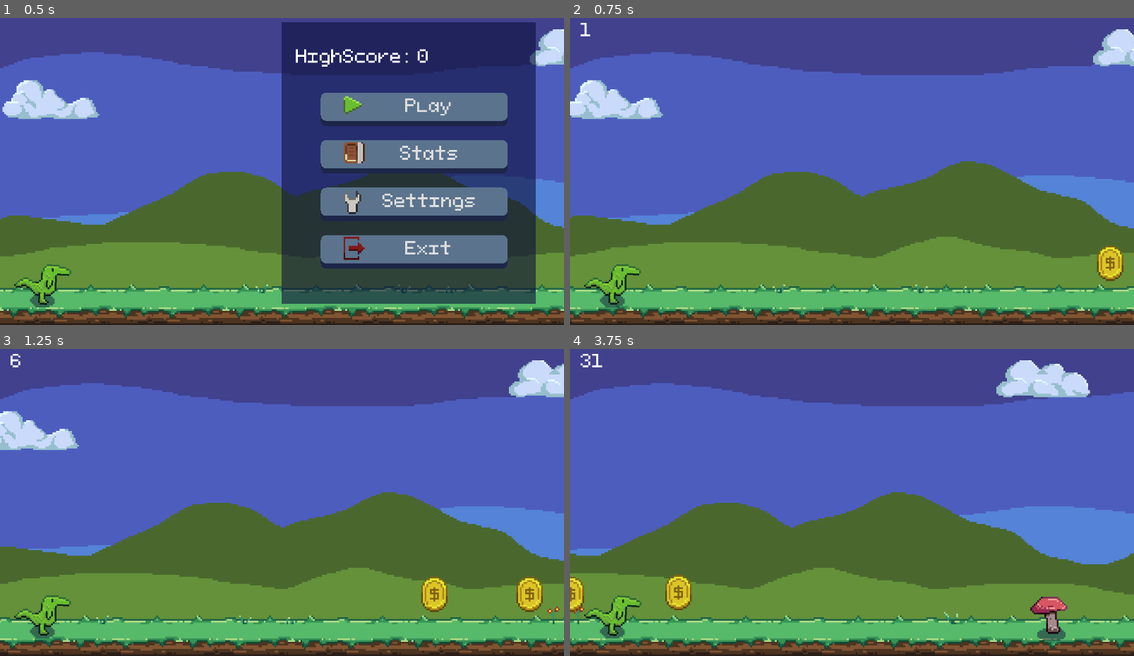
Above: before the commit, frames 1-4 (two rows, left to right).
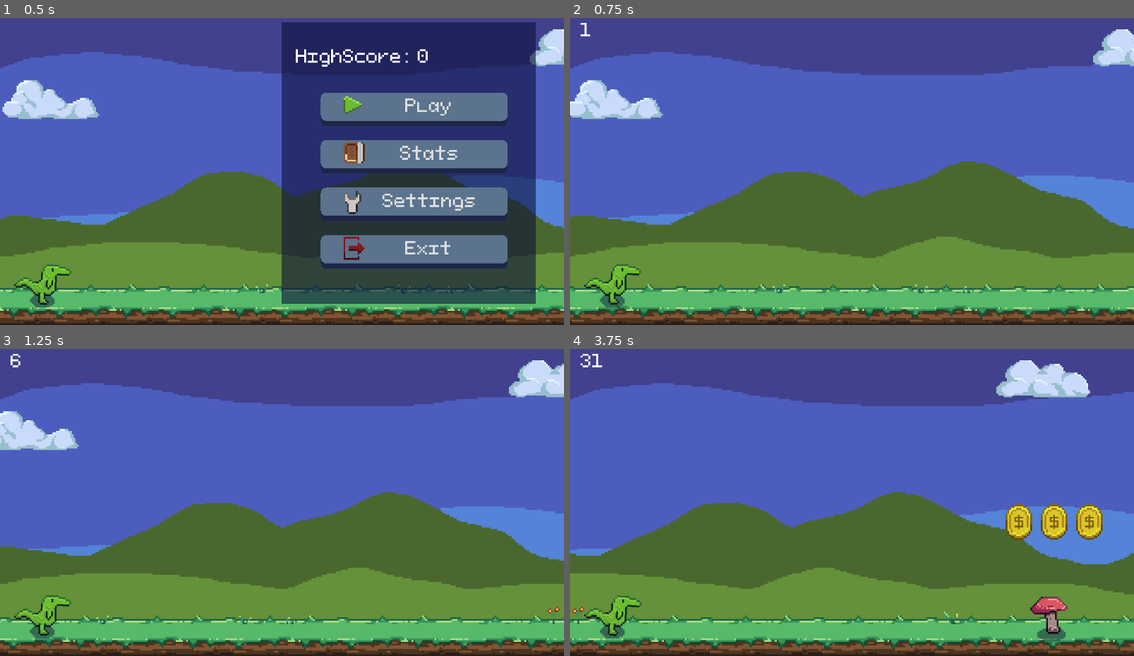
Above: after the commit, the same moments.

Repository: zMenta/DinosaurRun
Game: Godot game, scene res://main/Main.tscn
The game is run twice, just before and just after one commit, with the same random seed, the same clock (stepped at 60 frames per second) and the same inputs.
Inputs:
- Up to frame 1 (0.5 s): no input
- Up to frame 2 (0.75 s): click "Play" at 0.5 s
- Up to frame 3 (1.25 s): no input
- Up to frame 4 (3.75 s): tap Space (jump) at 1.52, 2.27 s

Frame 1 is identical in both runs. In frame 2, 0.5% of the frame differs, in the area x 93-99%, y 74-86%; in frame 3, 0.9%; in frame 4, 2.1%, in the area x 0-95%, y 50-86%.

Commit message:
spawning coins and collecting them

Diff:
--- a/DinosaurRun/main/Main.gd
+++ b/DinosaurRun/main/Main.gd
@@ -19,6 +19,7 @@
 var points := 0
 var highscore := 0 setget set_highscore
 var total_points_made := 0
+var coins := 0
 
 
 func _ready() -> void:
@@ -78,7 +79,7 @@
 
 
 func _on_Coin_obtained() -> void:
-	print("player got coin, global signal. Noice")
+	coins += 1
 
 
 func _on_SpeedIncreaseTimer_timeout():
--- a/DinosaurRun/main/Main.tscn
+++ b/DinosaurRun/main/Main.tscn
@@ -9,7 +9,6 @@
 [ext_resource path="res://scenes/interface/menu_gameover/MenuGameOver.tscn" type="PackedScene" id=7]
 [ext_resource path="res://scenes/interface/menu_options/MenuOptions.tscn" type="PackedScene" id=8]
 [ext_resource path="res://scenes/interface/menu_stats/MenuStats.tscn" type="PackedScene" id=9]
-[ext_resource path="res://scenes/world/coin/Coin.tscn" type="PackedScene" id=10]
 
 [node name="Main" type="Node2D"]
 script = ExtResource( 3 )
@@ -20,15 +19,6 @@
 position = Vector2( 24, 158 )
 
 [node name="ObstacleManager" parent="." instance=ExtResource( 2 )]
-
-[node name="Coin" parent="ObstacleManager" instance=ExtResource( 10 )]
-position = Vector2( 396, 145 )
-
-[node name="Coin2" parent="ObstacleManager" instance=ExtResource( 10 )]
-position = Vector2( 450, 145 )
-
-[node name="Coin3" parent="ObstacleManager" instance=ExtResource( 10 )]
-position = Vector2( 511, 144 )
 
 [node name="SpeedIncreaseTimer" type="Timer" parent="."]
 wait_time = 0.1
--- a/DinosaurRun/scenes/world/coin/Coin.gd
+++ b/DinosaurRun/scenes/world/coin/Coin.gd
@@ -15,6 +15,7 @@
 func _on_Coin_body_entered(body: Node) -> void:
 	if body is Player:
 		GlobalSignals.emit_signal("coin_obtained")
+		queue_free()
 
 
 func _on_VisibilityNotifier2D_screen_exited() -> void:
--- /dev/null
+++ b/DinosaurRun/scenes/world/coin/coin_patterns/CoinPattern3Straight.gd
@@ -0,0 +1,28 @@
+extends Node2D
+
+var coins : Array
+var speed : float = 0.0 setget set_coins_speed
+var is_moving : bool = true setget set_is_moving
+
+
+func _ready():
+	coins = get_coins()
+
+func get_coins() -> Array:
+	return $CoinsGroup.get_children()
+
+func set_coins_speed(new_speed: float) -> void:
+	speed = new_speed
+	coins = get_coins()
+	for coin in coins:
+		coin.speed = new_speed
+
+func set_is_moving(new_value: bool) -> void:
+	is_moving = new_value
+	coins = get_coins()
+	for coin in coins:
+		coin.is_moving = new_value
+
+
+func _on_VisibilityNotifier2D_screen_exited():
+	queue_free()
--- /dev/null
+++ b/DinosaurRun/scenes/world/coin/coin_patterns/CoinPattern3Straight.tscn
@@ -0,0 +1,23 @@
+[gd_scene load_steps=3 format=2]
+
+[ext_resource path="res://scenes/world/coin/Coin.tscn" type="PackedScene" id=1]
+[ext_resource path="res://scenes/world/coin/coin_patterns/CoinPattern3Straight.gd" type="Script" id=2]
+
+[node name="Coin3Straight" type="Node2D"]
+script = ExtResource( 2 )
+
+[node name="VisibilityNotifier2D" type="VisibilityNotifier2D" parent="."]
+position = Vector2( -9.53674e-07, 0 )
+scale = Vector2( 0.8, 1 )
+
+[node name="CoinsGroup" type="Node2D" parent="."]
+
+[node name="Coin" parent="CoinsGroup" instance=ExtResource( 1 )]
+
+[node name="Coin2" parent="CoinsGroup" instance=ExtResource( 1 )]
+position = Vector2( -20, 0 )
+
+[node name="Coin3" parent="CoinsGroup" instance=ExtResource( 1 )]
+position = Vector2( 20, 0 )
+
+[connection signal="screen_exited" from="VisibilityNotifier2D" to="." method="_on_VisibilityNotifier2D_screen_exited"]
--- a/DinosaurRun/scenes/world/obstacles/ObstacleManager.gd
+++ b/DinosaurRun/scenes/world/obstacles/ObstacleManager.gd
@@ -2,12 +2,16 @@
 
 export(PackedScene) var obstacle_small
 export(PackedScene) var obstacle_big
+export(PackedScene) var CoinPattern
 export(float) var base_obstacle_speed := 120.0
 export(float) var min_spawn_time := 1.2
 
 onready var spawn_timer := $SpawnTimer
 onready var spawn_position := $SpawnPosition
+onready var coin_spawn_position1 := $CoinSpawnPosition1
+onready var coin_spawn_position2 := $CoinSpawnPosition2
 onready var obstacles := [obstacle_small, obstacle_big]
+onready var coin_positions := [coin_spawn_position1, coin_spawn_position2]
 onready var obstacles_group := $ObstaclesGroup
 
 onready var current_speed := base_obstacle_speed
@@ -49,9 +53,18 @@
 
 func _on_SpawnTimer_timeout():
 	randomize()
+
+	# Obstacles
 	var obstacle = obstacles[randi() % obstacles.size()]
 	obstacle = obstacle.instance()
 
 	obstacle.speed = base_obstacle_speed
 	obstacle.global_position = spawn_position.global_position
 	obstacles_group.add_child(obstacle)
+
+
+	# Coins
+	var coins = CoinPattern.instance()
+	coins.global_position = coin_positions[randi() % coin_positions.size()].global_position
+	coins.speed = base_obstacle_speed
+	obstacles_group.add_child(coins)
--- a/DinosaurRun/scenes/world/obstacles/ObstacleManager.tscn
+++ b/DinosaurRun/scenes/world/obstacles/ObstacleManager.tscn
@@ -1,16 +1,24 @@
-[gd_scene load_steps=4 format=2]
+[gd_scene load_steps=5 format=2]
 
 [ext_resource path="res://scenes/world/obstacles/ObstacleManager.gd" type="Script" id=1]
 [ext_resource path="res://scenes/world/obstacles/ObstacleSmall.tscn" type="PackedScene" id=2]
 [ext_resource path="res://scenes/world/obstacles/ObstacleBig.tscn" type="PackedScene" id=3]
+[ext_resource path="res://scenes/world/coin/coin_patterns/CoinPattern3Straight.tscn" type="PackedScene" id=4]
 
 [node name="ObstacleManager" type="Node2D"]
 script = ExtResource( 1 )
 obstacle_small = ExtResource( 2 )
 obstacle_big = ExtResource( 3 )
+CoinPattern = ExtResource( 4 )
 
 [node name="SpawnPosition" type="Position2D" parent="."]
 position = Vector2( 360, 168 )
+
+[node name="CoinSpawnPosition1" type="Position2D" parent="."]
+position = Vector2( 480, 144 )
+
+[node name="CoinSpawnPosition2" type="Position2D" parent="."]
+position = Vector2( 360, 104 )
 
 [node name="SpawnTimer" type="Timer" parent="."]
 wait_time = 2.5
Not shown: 1 places in DinosaurRun/main/Main.tscn that only renumber resources
